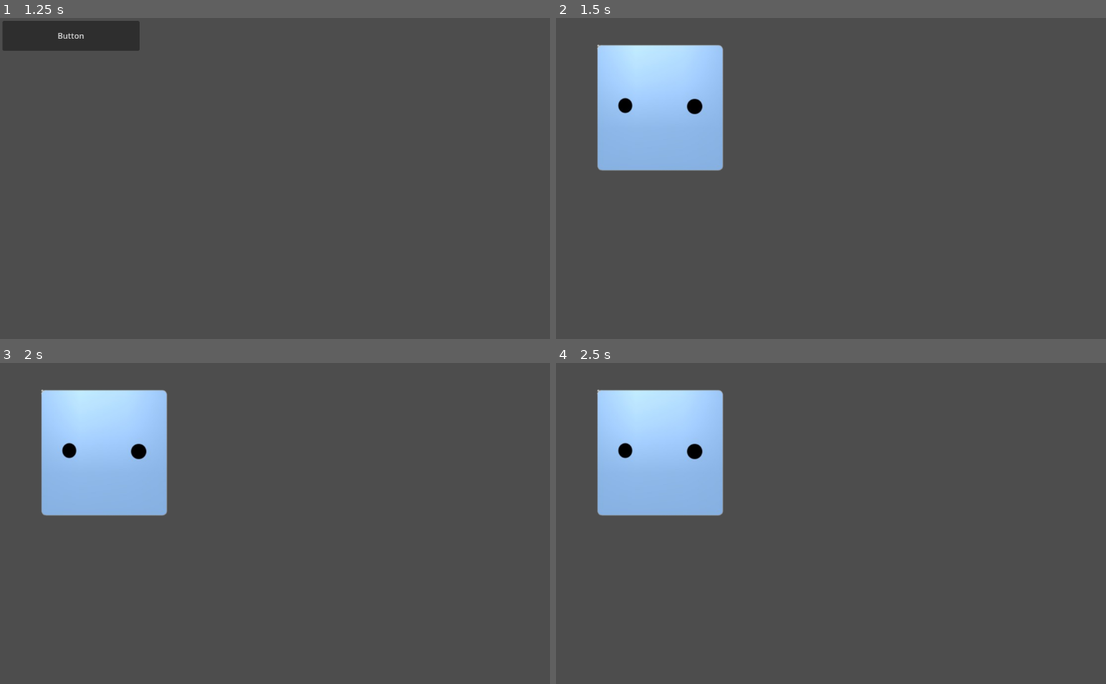
Above: before the commit, frames 1-4 (two rows, left to right).
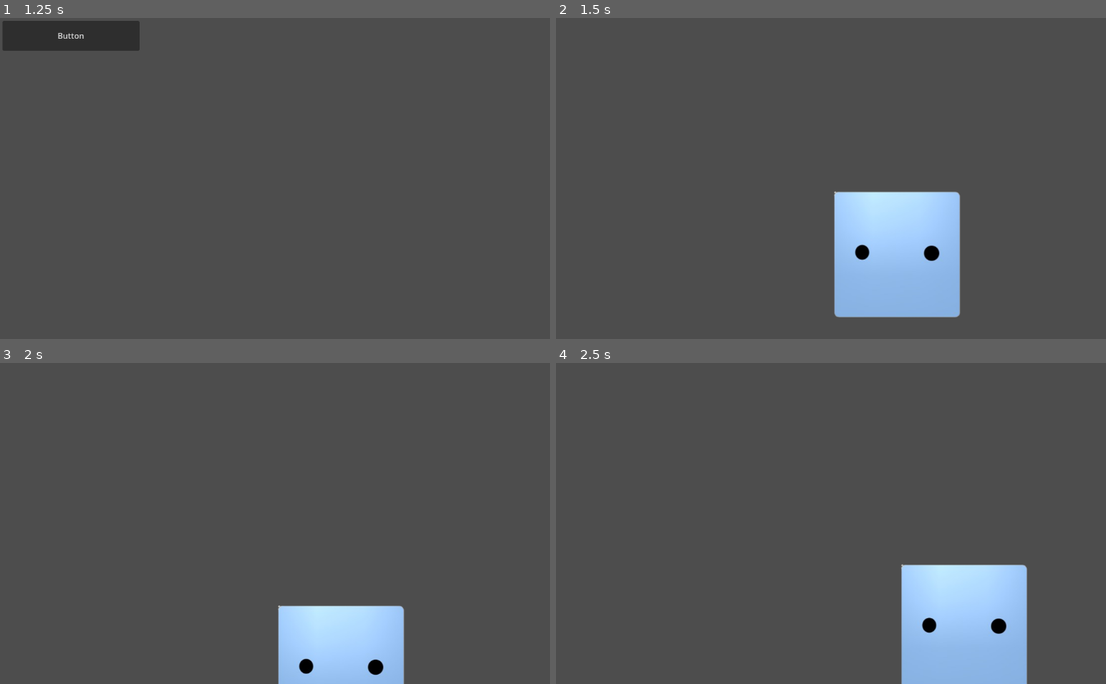
Above: after the commit, the same moments.

Repository: Galactice-Games/shapes-and-games
Game: Godot game, scene res://main-menu.tscn
Two runs of this game, one before a commit and one after it. Both use one fixed random seed, a clock stepped at 60 frames per second and the inputs below.
Inputs (mouse positions are in pixels of both pictures, inside the frame that each line leads up to):
- Up to frame 1 (1.25 s): click "Single Player" at 0.5 s
- Up to frame 2 (1.5 s): click "Button" at 1.25 s
- Up to frame 3 (2 s): no input
- Up to frame 4 (2.5 s): tap Enter (ui_accept) at 2, 2.1, 2.27 s; move the mouse to (968, 507) at 2.02 s; hold Right (ui_right) from 2.03 s (still down); click (968, 507) at 2.17 s

Frame 1 is identical in both runs. In frame 2, 18% of the frame differs, in the area x 7-74%, y 8-94%; in frame 3, 15%; in frame 4, 18%.

Commit message:
Instant sync from iPad

Diff:
--- a/Level 1-1.tscn
+++ b/Level 1-1.tscn
@@ -1,10 +1,38 @@
 [gd_scene format=3 uid="uid://nhybgwaj071t"]
 
-[ext_resource type="PackedScene" uid="uid://d087f5ptkf6e0" path="res://Player.tscn" id="1_yvlmd"]
-[ext_resource type="Script" uid="uid://duaw17u6d6tr0" path="res://player.gd" id="2_iaffw"]
+[ext_resource type="Script" uid="uid://c63es5lsvp8r1" path="res://character_body_2d.gd" id="1_yvlmd"]
+[ext_resource type="Texture2D" uid="uid://cjs466mc6oxnm" path="res://VectorMotion-Image-1781580971796-removebg-preview.png" id="2_iaffw"]
 
-[node name="Node2D" type="Node2D" unique_id=1115781575]
+[sub_resource type="RectangleShape2D" id="RectangleShape2D_yvlmd"]
+size = Vector2(251.75, 252.25)
 
-[node name="Node2D" parent="." unique_id=1922958608 instance=ExtResource("1_yvlmd")]
-position = Vector2(209, 172)
-script = ExtResource("2_iaffw")
+[sub_resource type="PhysicsMaterial" id="PhysicsMaterial_yvlmd"]
+
+[sub_resource type="RectangleShape2D" id="RectangleShape2D_iaffw"]
+size = Vector2(272.5, 41)
+
+[node name="Node2D" type="Node2D" unique_id=853265055]
+position = Vector2(202, 268)
+
+[node name="CharacterBody2D" type="CharacterBody2D" parent="." unique_id=1861623624]
+script = ExtResource("1_yvlmd")
+
+[node name="Sprite2D" type="Sprite2D" parent="CharacterBody2D" unique_id=480881421]
+position = Vector2(483, 191)
+texture = ExtResource("2_iaffw")
+
+[node name="CollisionShape2D" type="CollisionShape2D" parent="CharacterBody2D" unique_id=1033265569]
+position = Vector2(486, 196.875)
+shape = SubResource("RectangleShape2D_yvlmd")
+
+[node name="StaticBody2D" type="StaticBody2D" parent="." unique_id=1847800291]
+physics_material_override = SubResource("PhysicsMaterial_yvlmd")
+
+[node name="CollisionShape2D" type="CollisionShape2D" parent="StaticBody2D" unique_id=721378881]
+position = Vector2(440, 495)
+shape = SubResource("RectangleShape2D_iaffw")
+
+[node name="Sprite2D" type="Sprite2D" parent="StaticBody2D" unique_id=1632569021]
+position = Vector2(439, 495)
+scale = Vector2(1.0840554, 0.16859126)
+texture = ExtResource("2_iaffw")
--- /dev/null
+++ b/character_body_2d.gd
@@ -0,0 +1,27 @@
+extends CharacterBody2D
+
+
+const SPEED = 300.0
+const JUMP_VELOCITY = -400.0
+
+
+func _physics_process(delta: float) -> void:
+	# Add the gravity.
+	if not is_on_floor():
+		velocity += get_gravity() * delta
+
+	# Handle jump.
+	if Input.is_mouse_button_pressed(MOUSE_BUTTON_LEFT) and is_on_floor():
+		velocity.y = JUMP_VELOCITY
+	if Input.is_action_just_pressed("ui_accept") and is_on_floor():
+		velocity.y = JUMP_VELOCITY
+
+	# Get the input direction and handle the movement/deceleration.
+	# As good practice, you should replace UI actions with custom gameplay actions.
+	var direction := Input.get_axis("ui_left", "ui_right")
+	if direction:
+		velocity.x = direction * SPEED
+	else:
+		velocity.x = move_toward(velocity.x, 0, SPEED)
+
+	move_and_slide()
--- /dev/null
+++ b/level_1_1.gd
@@ -0,0 +1,25 @@
+extends CharacterBody2D
+
+
+const SPEED = 300.0
+const JUMP_VELOCITY = -400.0
+
+
+func _physics_process(delta: float) -> void:
+	# Add the gravity.
+	if not is_on_floor():
+		velocity += get_gravity() * delta
+
+	# Handle jump.
+	if Input.is_action_just_pressed("ui_accept") and is_on_floor():
+		velocity.y = JUMP_VELOCITY
+
+	# Get the input direction and handle the movement/deceleration.
+	# As good practice, you should replace UI actions with custom gameplay actions.
+	var direction := Input.get_axis("ui_left", "ui_right")
+	if direction:
+		velocity.x = direction * SPEED
+	else:
+		velocity.x = move_toward(velocity.x, 0, SPEED)
+
+	move_and_slide()
--- a/player.gd
+++ /dev/null
@@ -1,6 +0,0 @@
-extends CharacterBody2D
-
-func _physics_process(delta):
-
-	velocity.x=300
-	move_and_slide()
--- a/project.godot
+++ b/project.godot
@@ -38,13 +38,19 @@
 "type": "file"
 }, {
 "column": 0,
+"line": 0,
+"path": "res://level_1_1.gd",
+"type": "file"
+}, {
+"column": 28,
 "current": true,
-"line": 0,
-"path": "res://player.gd",
+"line": 14,
+"path": "res://character_body_2d.gd",
 "type": "file"
 }]
 project/breakpoints={
 "res://button.gd": PackedInt32Array(1, 0),
+"res://level_1_1.gd": PackedInt32Array(4),
 "res://play_button.gd": PackedInt32Array(1, 2)
 }
 project/disabled_breakpoints={}
Not shown, added: character_body_2d.gd.uid
Not shown, added: level_1_1.gd.uid
Not shown, removed: player.gd.uid
